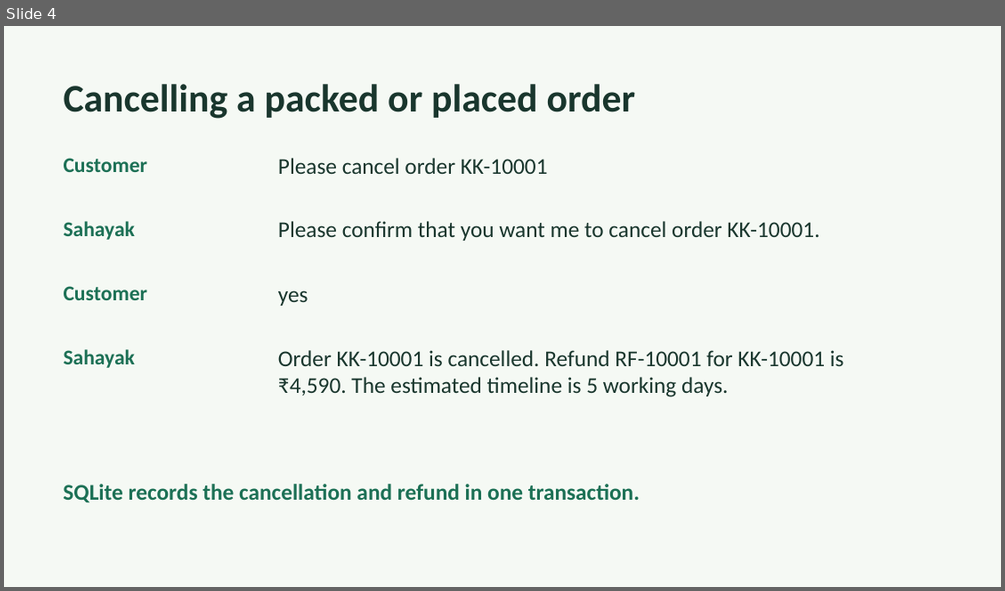
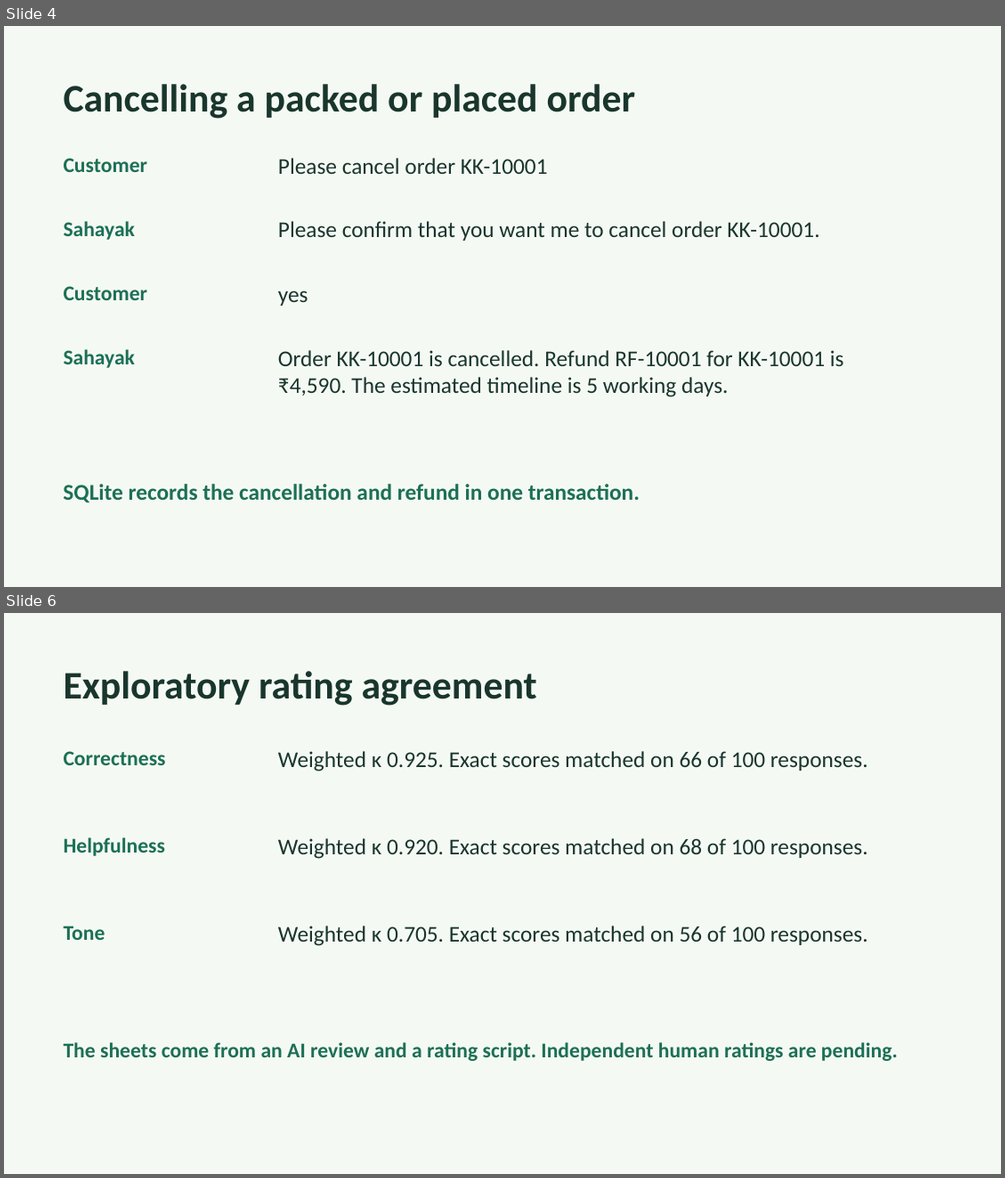
Before and after one commit to AryanMedigeri08/qwen-finetuning, a slide deck: reports/SahayakLLM-demo.pptx. Shown one above the other, each under a label of ours: slide 4 before the commit, slides 4 and 6 after it; the slides between them are not shown. The pictures are 1005x591 and 1005x1178 pixels, drawn with LibreOffice and Linux fonts; fonts in the diff are those of the drawing. Boxes give left, top, right and bottom in pixels: in the first picture for what was removed or moved away, otherwise in the second. Text is boxed around its words. In the diff, an @@ line names an element or a change of style, - is before the commit and + after.

Commit message:
Publish exploratory rating agreement and updated report

```diff
--- a/reports/SahayakLLM-demo.pptx
+++ b/reports/SahayakLLM-demo.pptx
@@ slide 6 added at [4, 613, 1001, 1174], background #F5F9F4 @@
@@ text added at [64, 671, 537, 706], 37.5 pt, text #19362D, bold @@
+Exploratory rating agreement
@@ text added at [64, 751, 166, 765], 20.2 pt, text #1C7055, bold @@
+Correctness
@@ text added at [278, 751, 868, 771], 21.8 pt, text #19362D @@
+Weighted κ 0.925. Exact scores matched on 66 of 100 responses.
@@ text added at [64, 837, 165, 856], 20.2 pt, text #1C7055, bold @@
+Helpfulness
@@ text added at [278, 838, 868, 859], 21.8 pt, text #19362D @@
+Weighted κ 0.920. Exact scores matched on 68 of 100 responses.
@@ text added at [64, 925, 105, 940], 20.2 pt, text #1C7055, bold @@
+Tone
@@ text added at [278, 925, 868, 946], 21.8 pt, text #19362D @@
+Weighted κ 0.705. Exact scores matched on 56 of 100 responses.
@@ text added at [64, 1042, 898, 1061], 20.2 pt, text #1C7055, bold @@
+The sheets come from an AI review and a rating script. Independent human ratings are pending.
```
Also in this commit, not shown: 1 slide changed, 1 slide removed, 6 other files.
